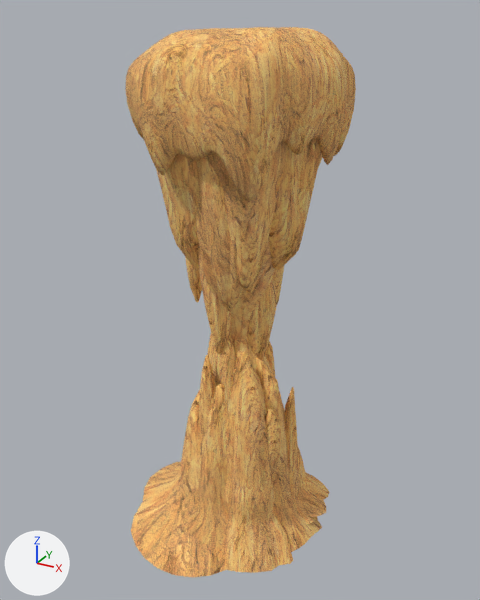
The FBX model Assets/Musha/FBX/Floating_Garden4.fbx as it was, and as the next commit left it.
Both versions are drawn from a 50 mm camera at (38.5, -71.0, 67.3) aimed at (-0.5, 0.0, 31.9). Lighting does not change. The marker at lower left points along +X, +Y and +Z. The first picture is the older version.

Before the edit, the objects in view are built like this:
```python
me_circle_006 = bpy.data.meshes.new('Circle.006')
me_circle_006.from_pydata(...)  # 10637 vertices, 10519 faces; spans x -17.0..12.5, y -15.9..12.9, z -3.9..65.4
me_circle_006.materials.append(mat_material_003)  # picture img_rook_png
ob_floating_land_4 = bpy.data.objects.new('Floating_Land_4', me_circle_006)
ob_floating_land_4.location = (0.0, 0.0, 0.0)
```
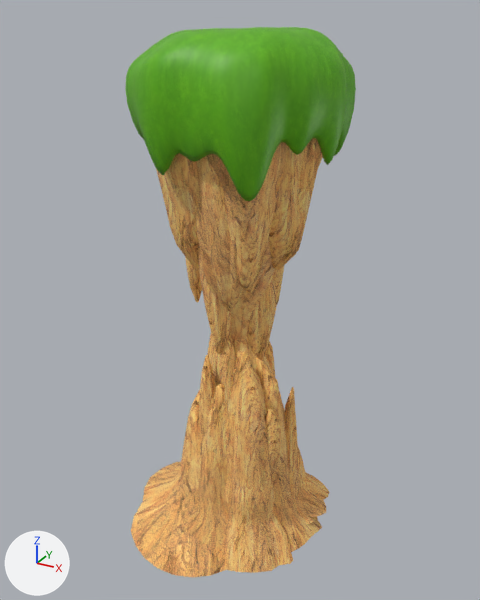
Location of each change, [x1, y1, x2, y2] in pixels of the pictures (480 x 600 px):
part 1 of me_circle_006, recoloured (orange to green): [125, 27, 356, 201] in both

Diff of the bpy script that builds the scene:
```diff
--- a/Assets/Musha/FBX/Floating_Garden4.fbx.py
+++ b/Assets/Musha/FBX/Floating_Garden4.fbx.py
@@ img_grass_png @@
+img_grass_png = load_image('Grass.png', '../Material/Tex/Grass.png', 2048, 2048, 'sRGB')
@@ mat_material @@
+mat_material = principled_material('Material')
+mat_material.texture = img_grass_png
@@ me_circle_006 @@
 me_circle_006.from_pydata(...)  # 10637 vertices, 10519 faces; spans x -17.0..12.5, y -15.9..12.9, z -3.9..65.4
 # used by ob_floating_land_4; location = (0.0, 0.0, 0.0)
+# me_circle_006 part 1: 2668 of the faces centred in x -12.6..12.4, y -12.6..12.6, z 48.2..65.4 switch from mat_material_003 (picture img_rook_png) to mat_material (picture img_grass_png)
```
